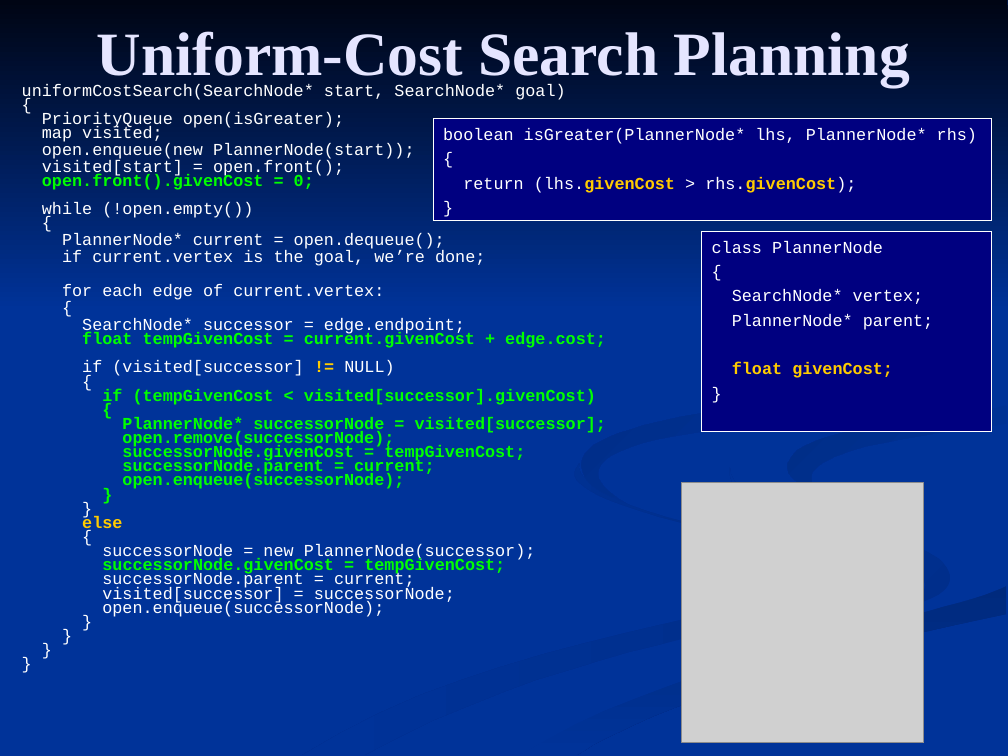
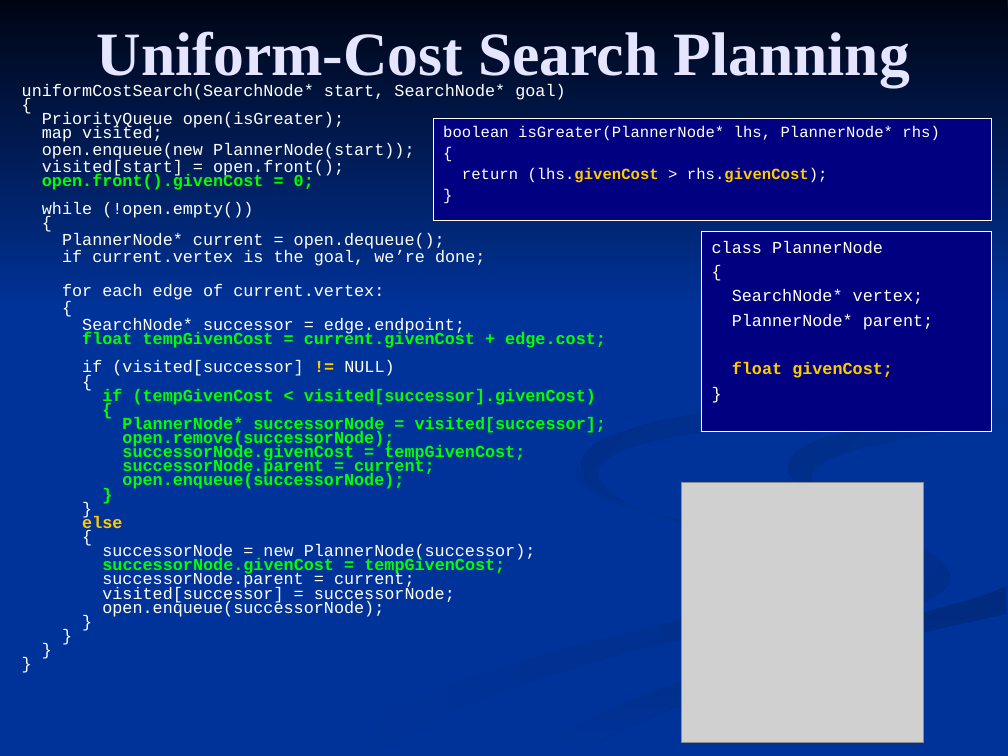
Before and after one commit to FleepyBeepy/Artificial-Intelligence, a slide deck: slide 10 of Lecture Slides/2.3 - Best First Searches.ppt. Drawn at 1008x756 pixels with LibreOffice and Linux fonts; fonts in the diff are those of the drawing; grey boxes stand for pictures. Boxes give left, top, right and bottom in pixels: in the first picture for what was removed or moved away, otherwise in the second. Text is boxed around its words. In the diff, an @@ line names an element or a change of style, - is before the commit and + after.

```diff
--- a/Lecture Slides/2.3 - Best First Searches.ppt
+++ b/Lecture Slides/2.3 - Best First Searches.ppt
@@ rectangle "boolean isGreater(PlannerNode* lhs, PlannerNode* rhs)" at (433, 119, 992, 221): size 12 to 11.1 pt; line spacing 1 to 0.9 @@
```
Also in this commit, not shown: 10 other slides changed, 3 slides added, 16 other files.
